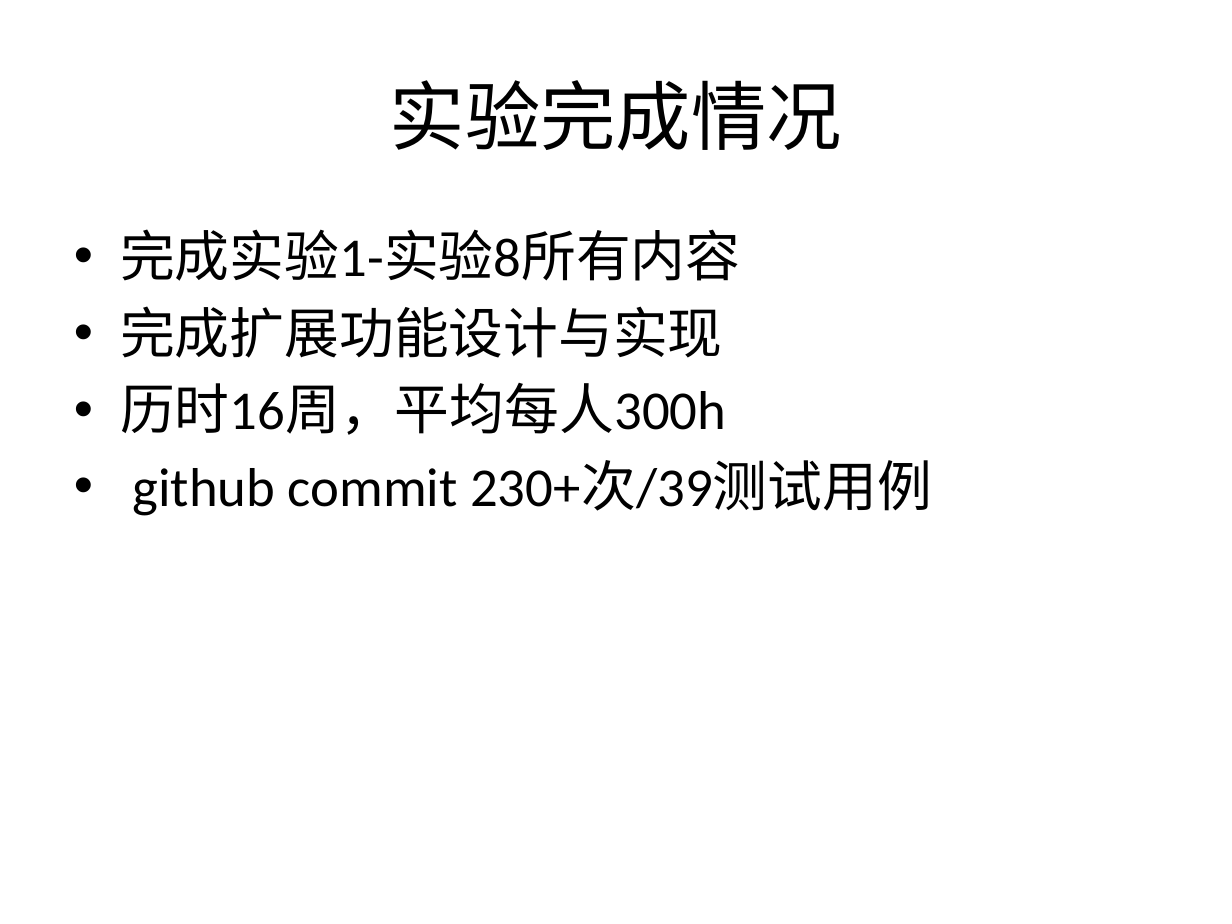
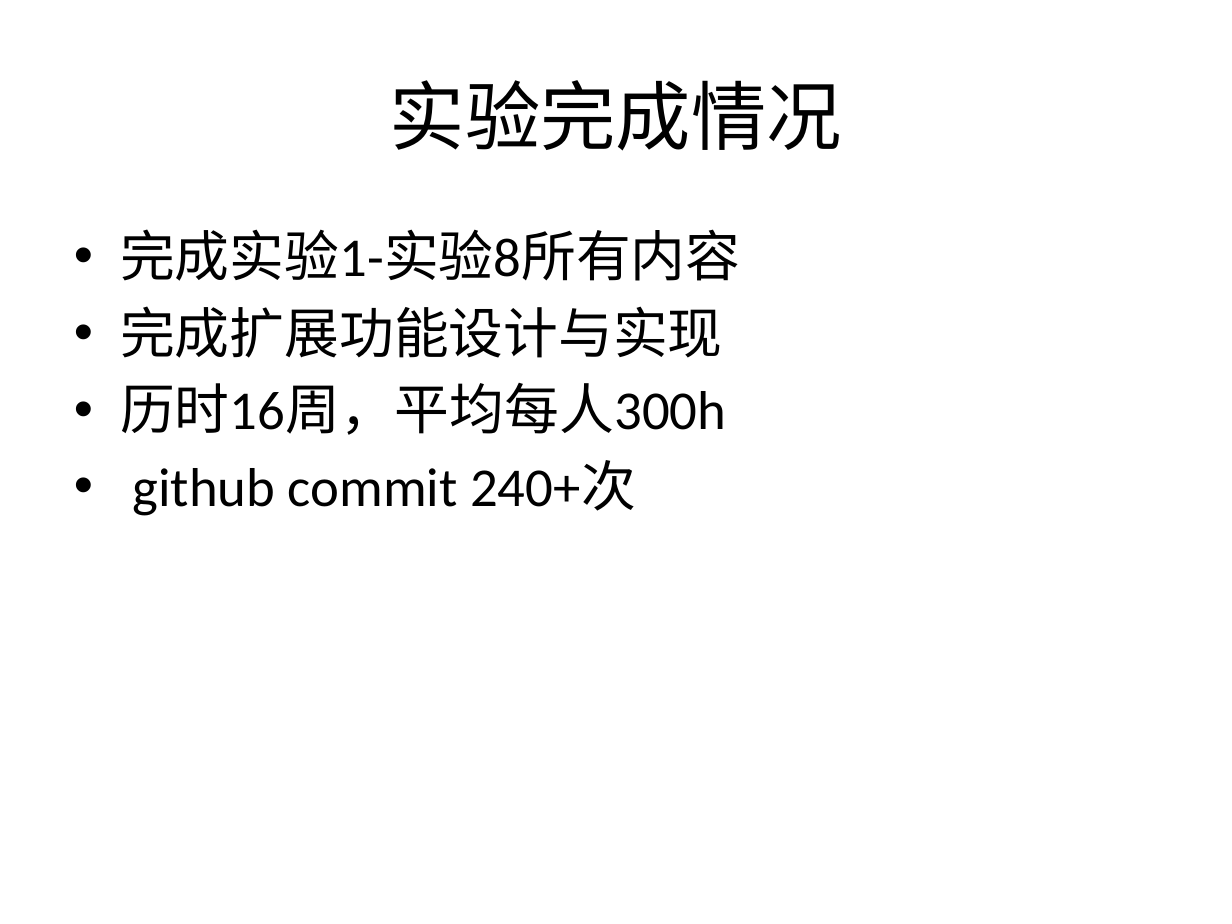
Before and after one commit to bhsei/16TeamC, a slide deck: slide 2 of 2.项目PPT/十七周-项目总结.pptx. Drawn at 1232x924 pixels with LibreOffice and Linux fonts; fonts in the diff are those of the drawing. Boxes give left, top, right and bottom in pixels: in the first picture for what was removed or moved away, otherwise in the second. Text is boxed around its words. In the diff, an @@ line names an element or a change of style, - is before the commit and + after.

```diff
--- a/2.项目PPT/十七周-项目总结.pptx
+++ b/2.项目PPT/十七周-项目总结.pptx
@@ text at [133, 460, 636, 516]: text changed @@
-• github commit 230+次/39测试用例
+• github commit 240+次
```
Also in this commit, not shown: 3 other slides changed.
